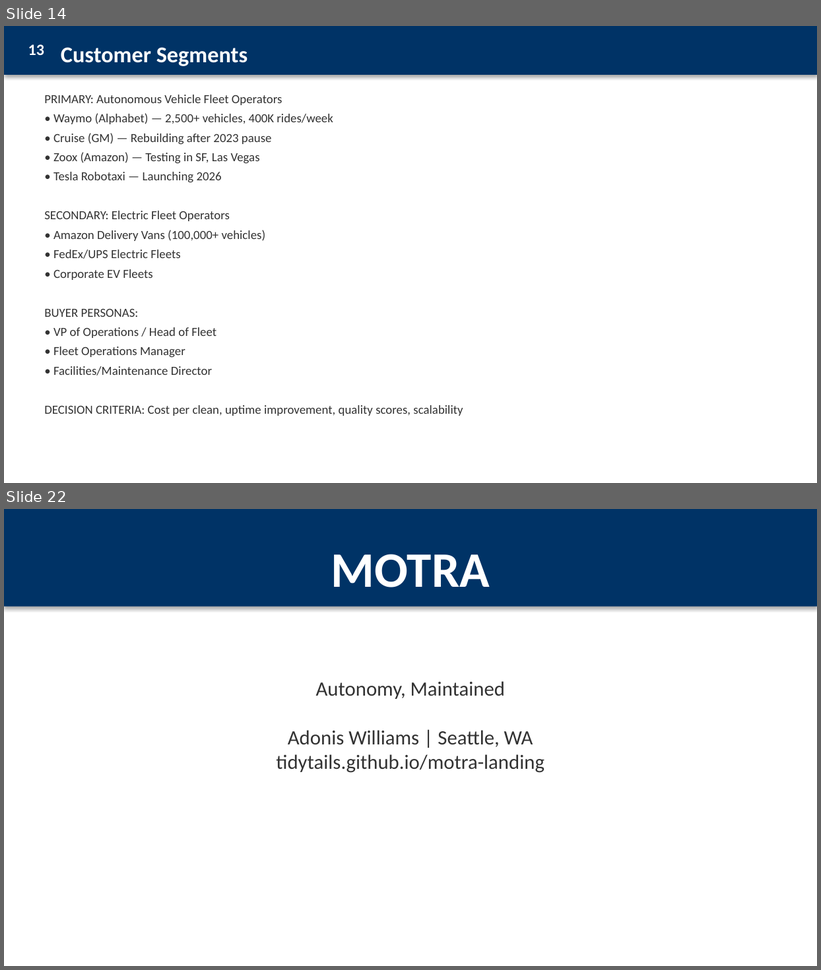
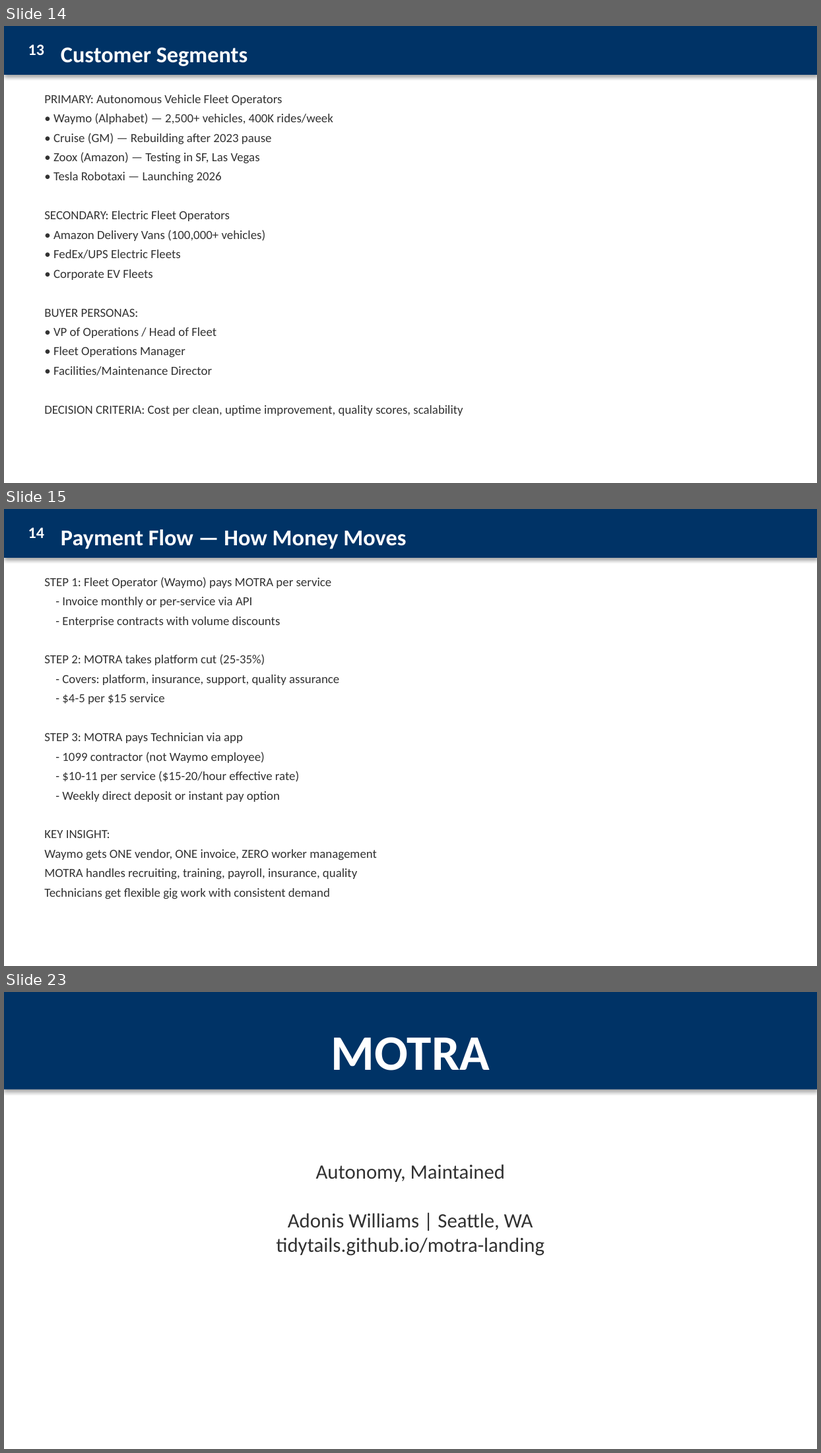
Before and after one commit to TidyTails/motra-landing, a slide deck: pitch/MOTRA-Business-Plan.pptx. Shown one above the other, each under a label of ours: slides 14 and 22 before the commit, slides 14, 15 and 23 after it; the slides between them are not shown. The pictures are 821x970 and 821x1453 pixels, drawn with LibreOffice and Linux fonts; fonts in the diff are those of the drawing. Boxes give left, top, right and bottom in pixels: in the first picture for what was removed or moved away, otherwise in the second. Text is boxed around its words. In the diff, an @@ line names an element or a change of style, - is before the commit and + after.

Commit message:
Add Payment Flow slide to business plan

```diff
--- a/pitch/MOTRA-Business-Plan.pptx
+++ b/pitch/MOTRA-Business-Plan.pptx
@@ slide 15 added at box(4, 509, 817, 966), background #FFFFFF @@
@@ rectangle added at box(4, 509, 817, 558), fill #003366 @@
@@ text added at box(28, 527, 44, 538), 14 pt, text #FFFFFF, bold @@
+14
@@ text added at box(61, 529, 406, 549), 20 pt, text #FFFFFF, bold @@
+Payment Flow — How Money Moves
@@ text added at box(44, 577, 377, 900), 11 pt, text #323232 @@
+STEP 1: Fleet Operator (Waymo) pays MOTRA per service
+- Invoice monthly or per-service via API
+- Enterprise contracts with volume discounts
+STEP 2: MOTRA takes platform cut (25-35%)
+- Covers: platform, insurance, support, quality assurance
+- $4-5 per $15 service
+STEP 3: MOTRA pays Technician via app
+- 1099 contractor (not Waymo employee)
+- $10-11 per service ($15-20/hour effective rate)
+- Weekly direct deposit or instant pay option
+KEY INSIGHT:
+Waymo gets ONE vendor, ONE invoice, ZERO worker management
+MOTRA handles recruiting, training, payroll, insurance, quality
+Technicians get flexible gig work with consistent demand
@@ what was slide 22 is now slide 23 @@
```
Also in this commit, not shown: 7 slides changed, 1 other file.
